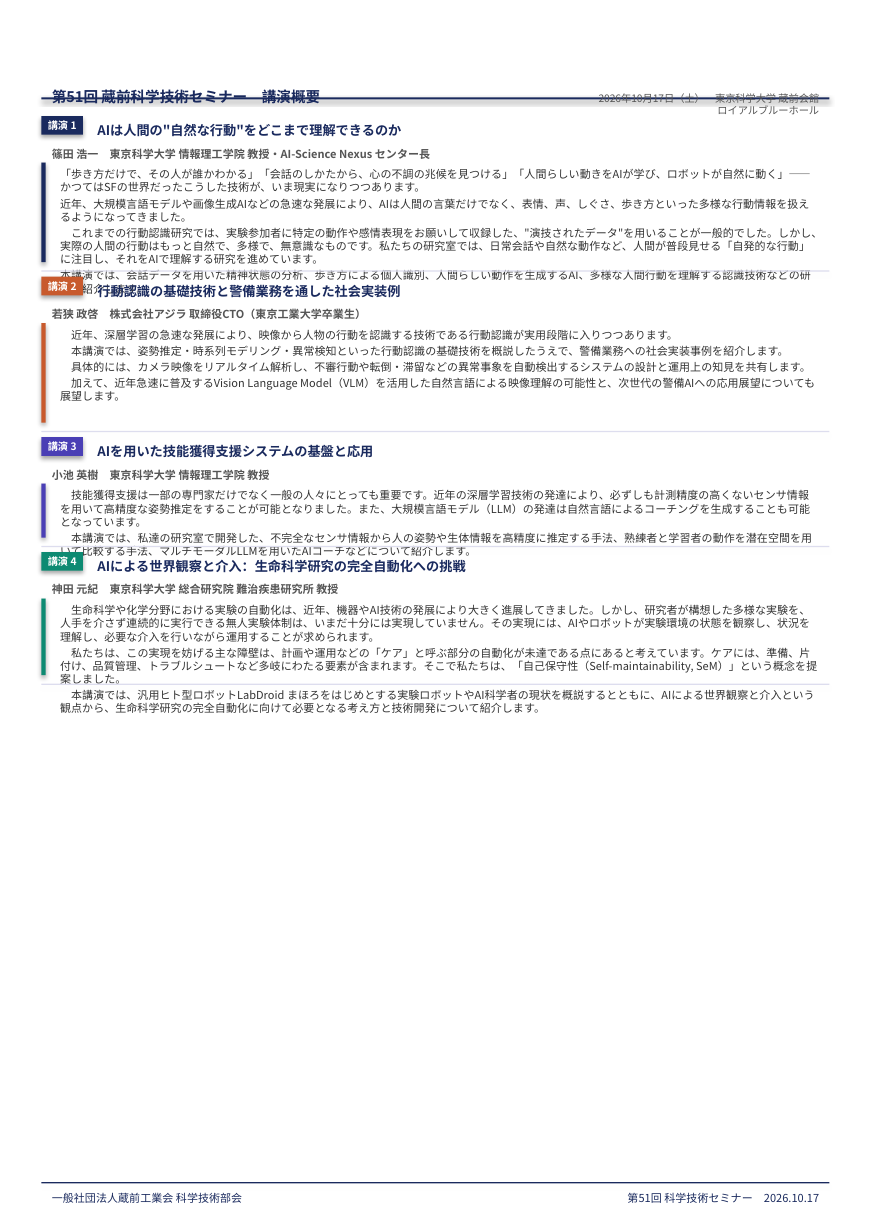
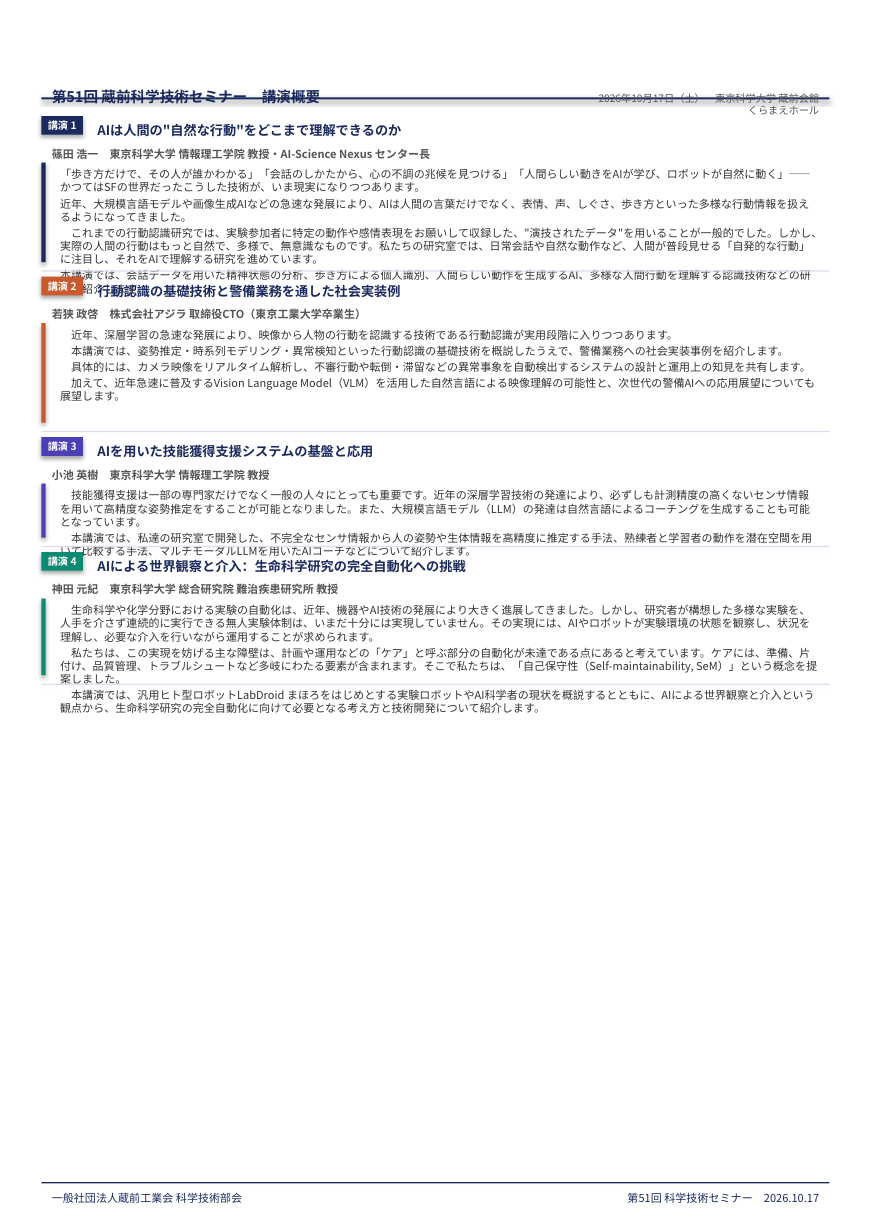
Before and after one commit to 884office/884office.github.io, a slide deck: slide 2 of 51stksts-flyer.pptx. Drawn at 871x1232 pixels with LibreOffice and Linux fonts; fonts in the diff are those of the drawing. Boxes give left, top, right and bottom in pixels: in the first picture for what was removed or moved away, otherwise in the second. Text is boxed around its words. In the diff, an @@ line names an element or a change of style, - is before the commit and + after.

```diff
--- a/51stksts-flyer.pptx
+++ b/51stksts-flyer.pptx
@@ text at bbox=[599, 92, 819, 115]: text changed @@
-2026年10月17日（土） 東京科学大学 蔵前会館 ロイアルブルーホール
+2026年10月17日（土） 東京科学大学 蔵前会館 くらまえホール
```
Also in this commit, not shown: 2 other files.
